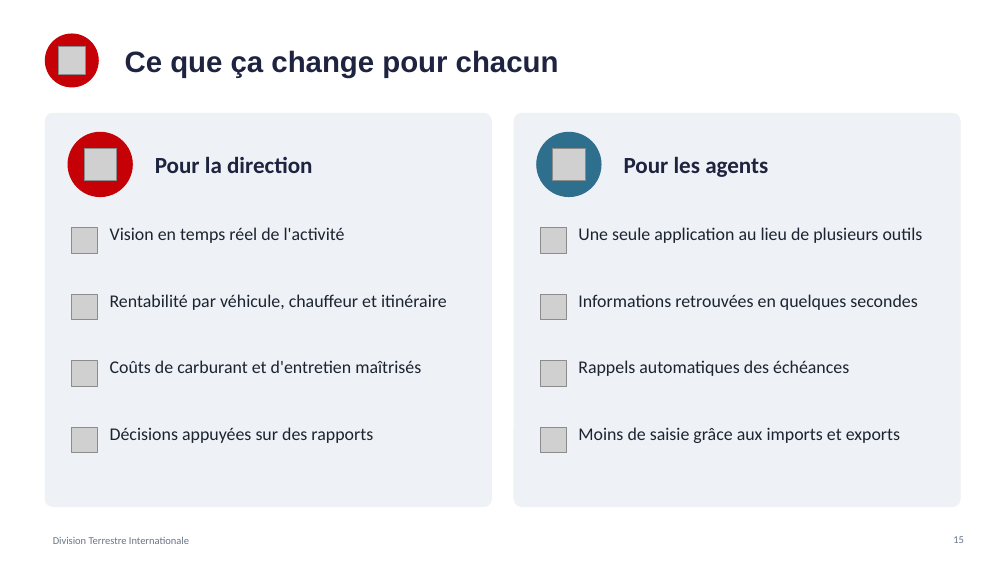
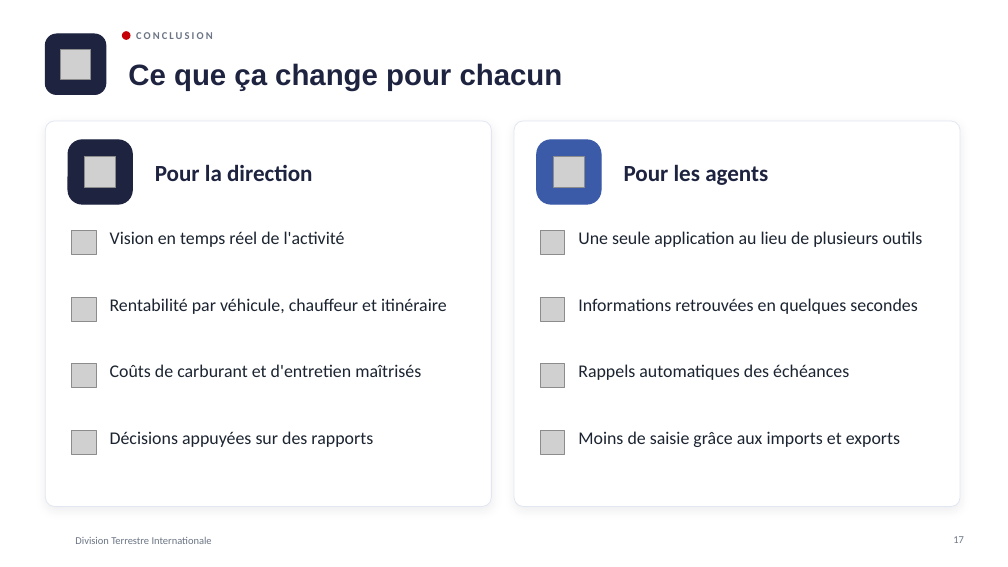
Before and after one commit to meledjearmel/portfolio-assets, a slide deck: slide 17 of formations/dti/presentation-division-terrestre-internationale.pptx (slide 15 before the commit). Drawn at 1008x567 pixels with LibreOffice and Linux fonts; fonts in the diff are those of the drawing; grey boxes stand for pictures; background and template pictures are left out. Boxes give left, top, right and bottom in pixels: in the first picture for what was removed or moved away, otherwise in the second. Text is boxed around its words. In the diff, an @@ line names an element or a change of style, - is before the commit and + after.

```diff
--- a/formations/dti/presentation-division-terrestre-internationale.pptx
+++ b/formations/dti/presentation-division-terrestre-internationale.pptx
@@ rounded rectangle added at box(45, 34, 106, 95), fill #1E2340, outline #1E2340 1 pt @@
@@ picture: place and size @@
-picture at box(58, 47, 85, 74)
+picture at box(60, 49, 91, 79)
@@ title "Ce que ça change pour ...": place and size @@
-title "Ce que ça change pour ..." at box(125, 50, 559, 78)
+title "Ce que ça change pour ..." at box(128, 63, 563, 90)
@@ ellipse: place and size @@
-ellipse at box(45, 34, 98, 87)
+ellipse at box(123, 32, 130, 39)
@@ text added at box(136, 32, 213, 39), 10 pt, text #6B7584, bold @@
+CONCLUSION
@@ rounded rectangle: place and size @@
-rounded rectangle at box(45, 113, 492, 507)
+rounded rectangle at box(45, 121, 492, 507)
@@ rounded rectangle at box(45, 121, 492, 507): fill #EEF1F5 to #FFFFFF; outline #EEF1F5 1 pt to #E1E6F0 0.75 pt; shadow on; proportions changed @@
@@ ellipse removed at box(68, 132, 132, 197) @@
@@ rounded rectangle added at box(68, 140, 132, 204), fill #1E2340, outline #1E2340 1 pt @@
@@ rounded rectangle at box(514, 121, 960, 507): fill #EEF1F5 to #FFFFFF; outline #EEF1F5 1 pt to #E1E6F0 0.75 pt; shadow on; proportions changed @@
@@ rounded rectangle: place and size @@
-rounded rectangle at box(514, 113, 960, 507)
+rounded rectangle at box(514, 121, 960, 507)
@@ ellipse removed at box(537, 132, 601, 197) @@
@@ rounded rectangle added at box(537, 140, 601, 204), fill #3B5BA9, outline #3B5BA9 1 pt @@
@@ 2 pictures, 2 texts: place and size @@
-2 pictures, 2 texts at box(84, 148, 768, 180)
+2 pictures, 2 texts at box(85, 157, 768, 188)
@@ 8 texts: place and size @@
-8 texts at box(110, 227, 923, 443)
+8 texts at box(110, 231, 923, 447)
@@ text "Division Terrestre Internationale": place and size @@
-text "Division Terrestre Internationale" at box(53, 537, 189, 544)
+text "Division Terrestre Internationale" at box(75, 537, 212, 544)
@@ page number at box(953, 536, 964, 543): text changed @@
-15
+17
```
Also in this commit, not shown: 17 other slides changed, 2 slides added, 1 other file.
